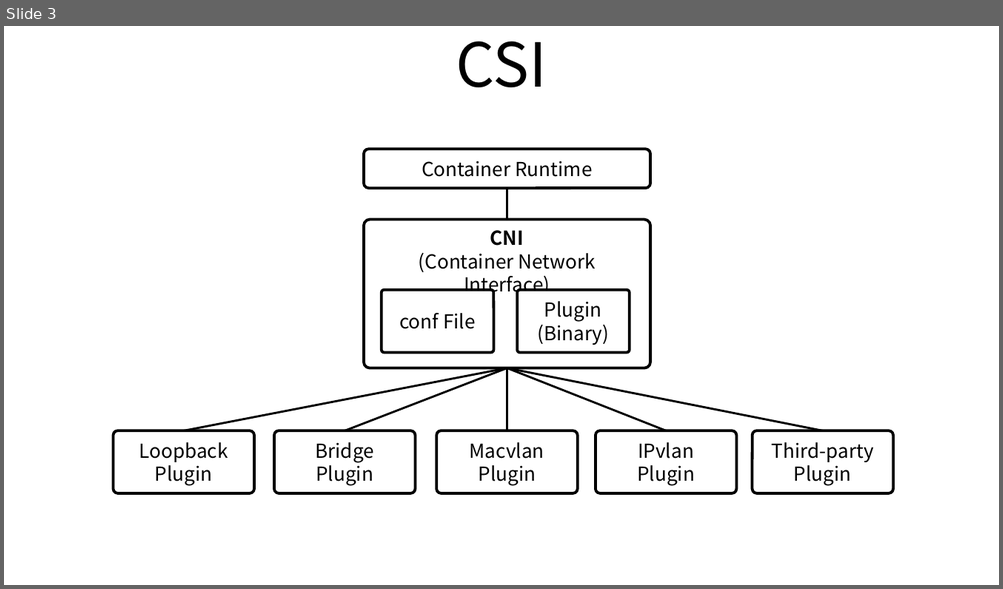
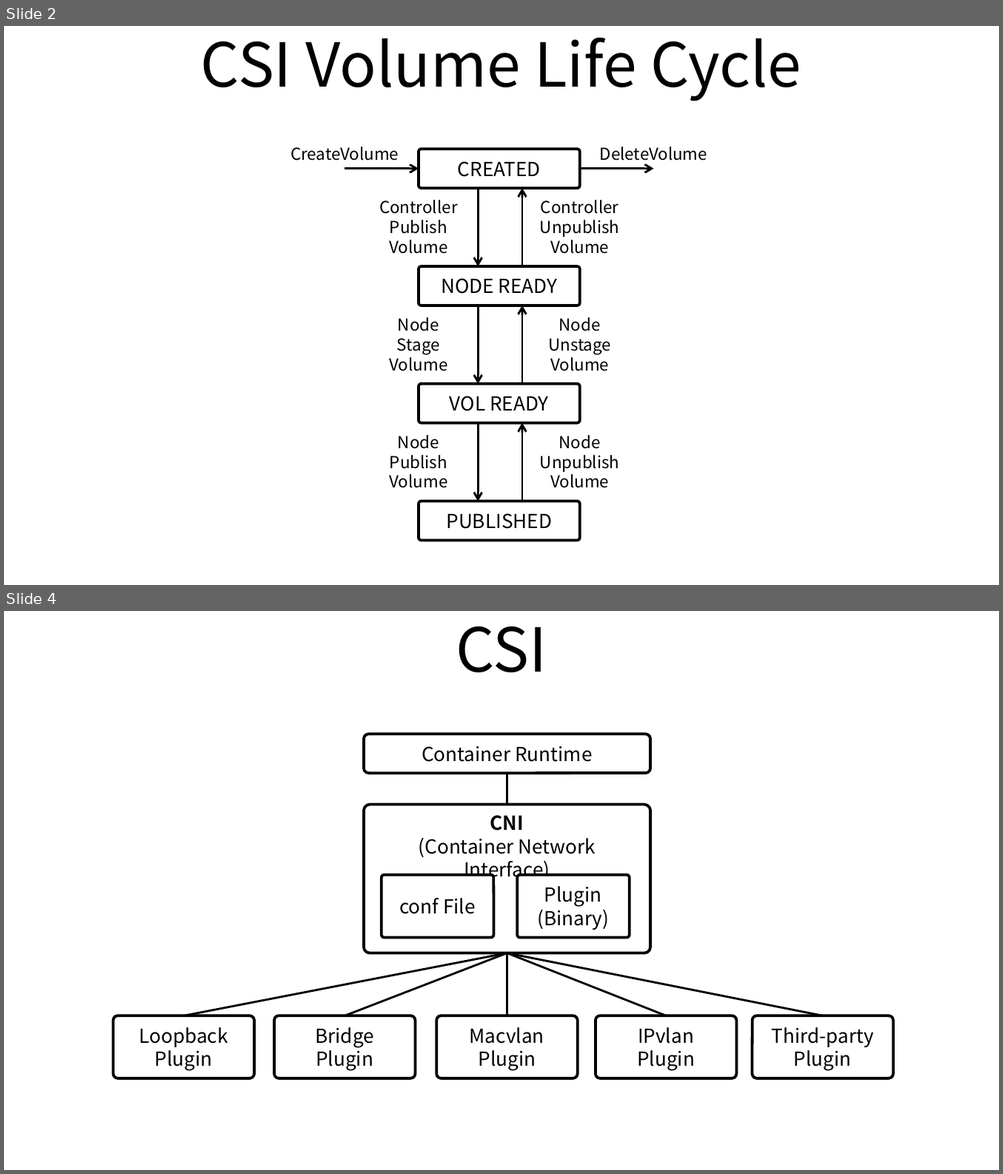
Before and after one commit to ssup2/blog-old, a slide deck: images/theory_analysis/Container_Storage_Interface/CSI.pptx. Shown one above the other, each under a label of ours: slide 3 before the commit, slides 2 and 4 after it; the slides between them are not shown. The pictures are 1003x589 and 1003x1174 pixels, drawn with LibreOffice and Linux fonts; fonts in the diff are those of the drawing. Boxes give left, top, right and bottom in pixels: in the first picture for what was removed or moved away, otherwise in the second. Text is boxed around its words. In the diff, an @@ line names an element or a change of style, - is before the commit and + after.

```diff
--- a/images/theory_analysis/Container_Storage_Interface/CSI.pptx
+++ b/images/theory_analysis/Container_Storage_Interface/CSI.pptx
@@ slide 2 added at (4, 26, 999, 585), background #FFFFFF @@
@@ title added at (201, 37, 801, 101), 44 pt, text #000000 @@
+CSI Volume Life Cycle
@@ text added at (290, 147, 398, 161), 12 pt, text #000000 @@
+CreateVolume
@@ rounded rectangle added at (418, 150, 580, 188), fill #FFFFFF, outline #000000 2 pt, 14 pt, text #000000 @@
+CREATED
@@ text added at (600, 147, 707, 161), 12 pt, text #000000 @@
+DeleteVolume
@@ arrow added from (345, 168) to (418, 168), #000000 1.5 pt @@
@@ arrow added from (580, 168) to (654, 168), #000000 1.5 pt @@
@@ text added at (379, 200, 458, 254), 12 pt, text #000000 @@
+Controller
+Publish
+Volume
@@ arrow added from (478, 188) to (478, 266), #000000 1.5 pt @@
@@ arrow added from (522, 266) to (522, 188), #000000 1.5 pt @@
@@ text added at (540, 200, 620, 254), 12 pt, text #000000 @@
+Controller
+Unpublish
+Volume
@@ rounded rectangle added at (418, 266, 580, 306), fill #FFFFFF, outline #000000 2 pt, 14 pt, text #000000 @@
+NODE READY
@@ arrow added from (478, 306) to (478, 384), #000000 1.5 pt @@
@@ arrow added from (522, 384) to (522, 306), #000000 1.5 pt @@
@@ text added at (389, 318, 447, 372), 12 pt, text #000000 @@
+Node
+Stage
+Volume
@@ text added at (548, 318, 611, 372), 12 pt, text #000000 @@
+Node
+Unstage
+Volume
@@ rounded rectangle added at (418, 384, 580, 423), fill #FFFFFF, outline #000000 2 pt, 14 pt, text #000000 @@
+VOL READY
@@ arrow added from (478, 423) to (478, 501), #000000 1.5 pt @@
@@ arrow added from (522, 501) to (522, 423), #000000 1.5 pt @@
@@ text added at (389, 435, 447, 488), 12 pt, text #000000 @@
+Node
+Publish
+Volume
@@ text added at (540, 435, 620, 488), 12 pt, text #000000 @@
+Node
+Unpublish
+Volume
@@ rounded rectangle added at (418, 501, 580, 540), fill #FFFFFF, outline #000000 2 pt, 14 pt, text #000000 @@
+PUBLISHED
@@ what was slide 3 is now slide 4 @@
```
Also in this commit, not shown: 1 slide changed, 5 other files.
